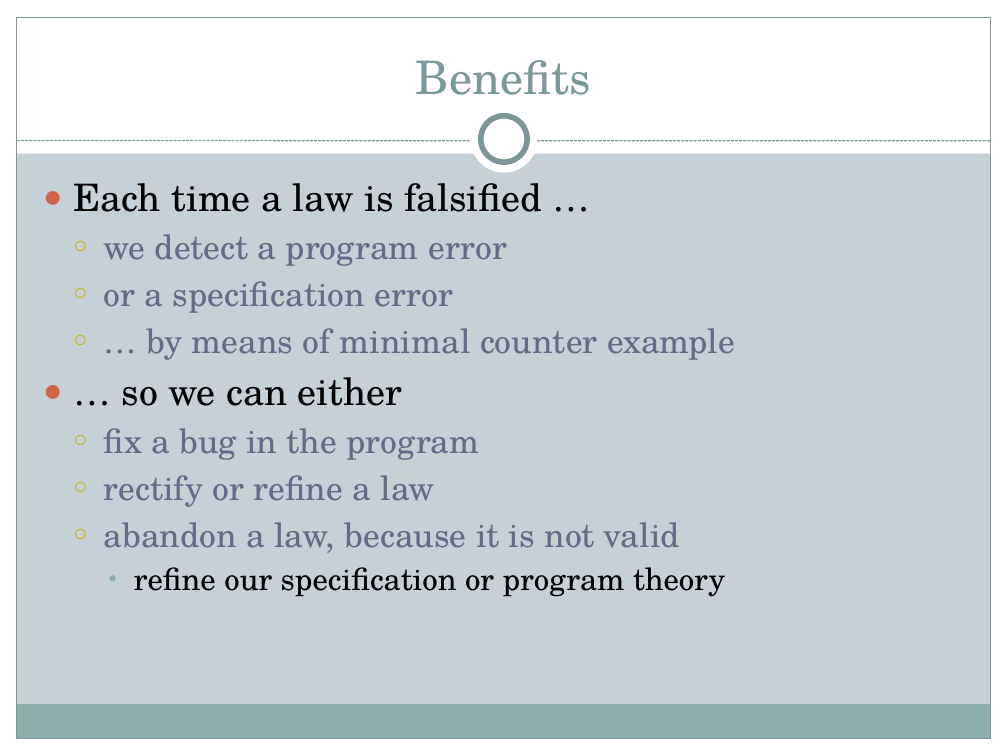
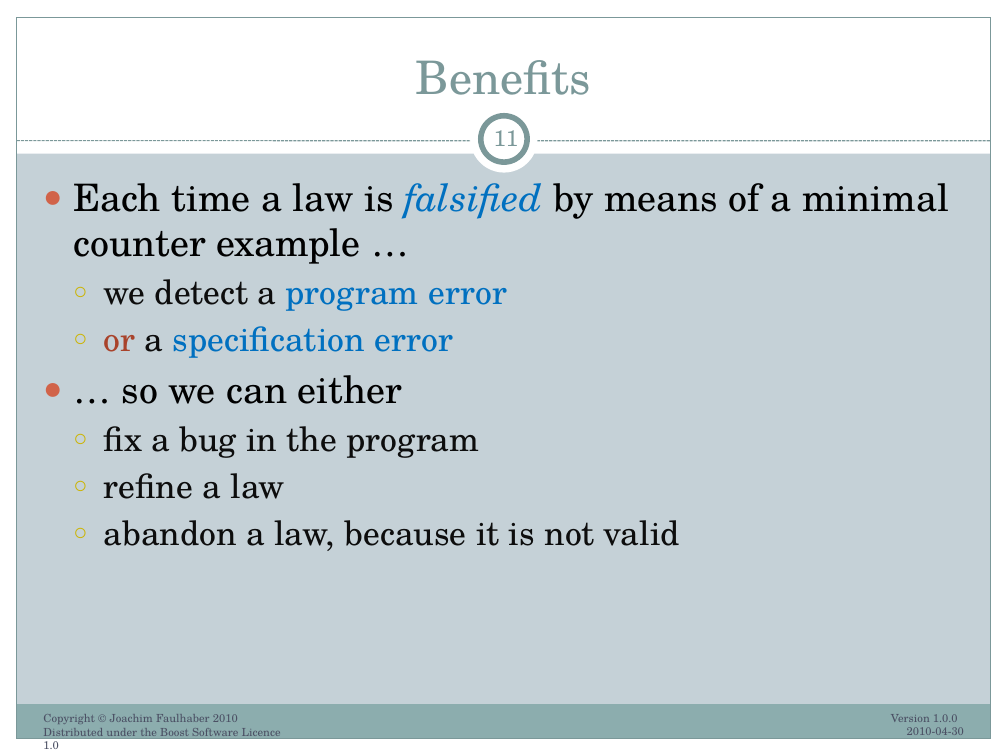
Before and after one commit to ryppl/boost-history, a slide deck: slide 11 of itl/libs/validate/doc/boostcon2010/BoostAlabaster.pptx. Drawn at 1008x756 pixels with LibreOffice and Linux fonts; fonts in the diff are those of the drawing. Boxes give left, top, right and bottom in pixels: in the first picture for what was removed or moved away, otherwise in the second. Text is boxed around its words. In the diff, an @@ line names an element or a change of style, - is before the commit and + after.

Commit message:
First Version 1.0.0 of the BoostCon2010 talk on Boost.Alabster is now complete.
SVN-Revision: 61706

```diff
--- a/itl/libs/validate/doc/boostcon2010/BoostAlabaster.pptx
+++ b/itl/libs/validate/doc/boostcon2010/BoostAlabaster.pptx
@@ page number added at bbox=[494, 124, 519, 146], 16 pt, text #7C999A @@
+11
@@ text at bbox=[73, 183, 949, 264]: text changed @@
-● Each time a law is falsified …
+● Each time a law is falsified by means of a minimal counter example …
@@ text at bbox=[104, 279, 681, 551]: text colour #646B86 to #0D0D0D in "we detect a", "a", "fix a bug in the program", "abandon a law, because it is not ..."; text colour #646B86 to #0070C0 in "program error", "specification error"; text colour #646B86 to #A9432B in "or" @@
@@ text at bbox=[147, 328, 735, 360]: paragraph removed @@
-  ○ … by means of minimal counter example
@@ text at bbox=[104, 473, 285, 499]: text changed; text colour #646B86 to #0D0D0D @@
-  ○ rectify or refine a law
+  ○ refine a law
@@ text at bbox=[134, 567, 725, 597]: paragraph removed @@
-    • refine our specification or program theory
@@ text added at bbox=[43, 714, 281, 749], 8 pt, text #4B5064 @@
+Copyright © Joachim Faulhaber 2010 Distributed under the Boost Software Licence 1.0
@@ text added at bbox=[891, 714, 964, 735], 8 pt, text #4B5064 @@
+Version 1.0.0 2010-04-30
```
Also in this commit, not shown: 42 other slides changed, 1 slide added, 3 slides removed.
